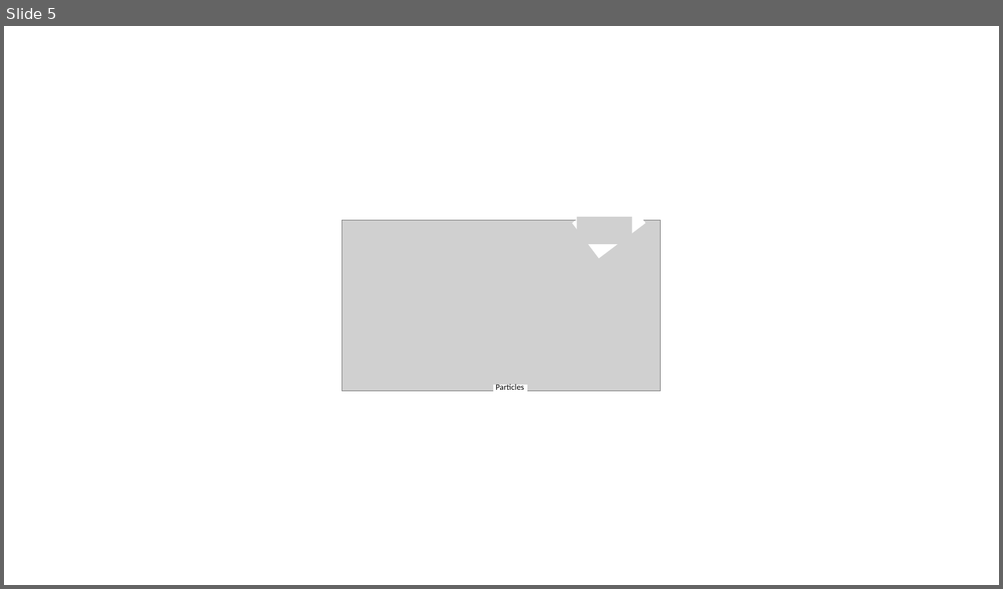
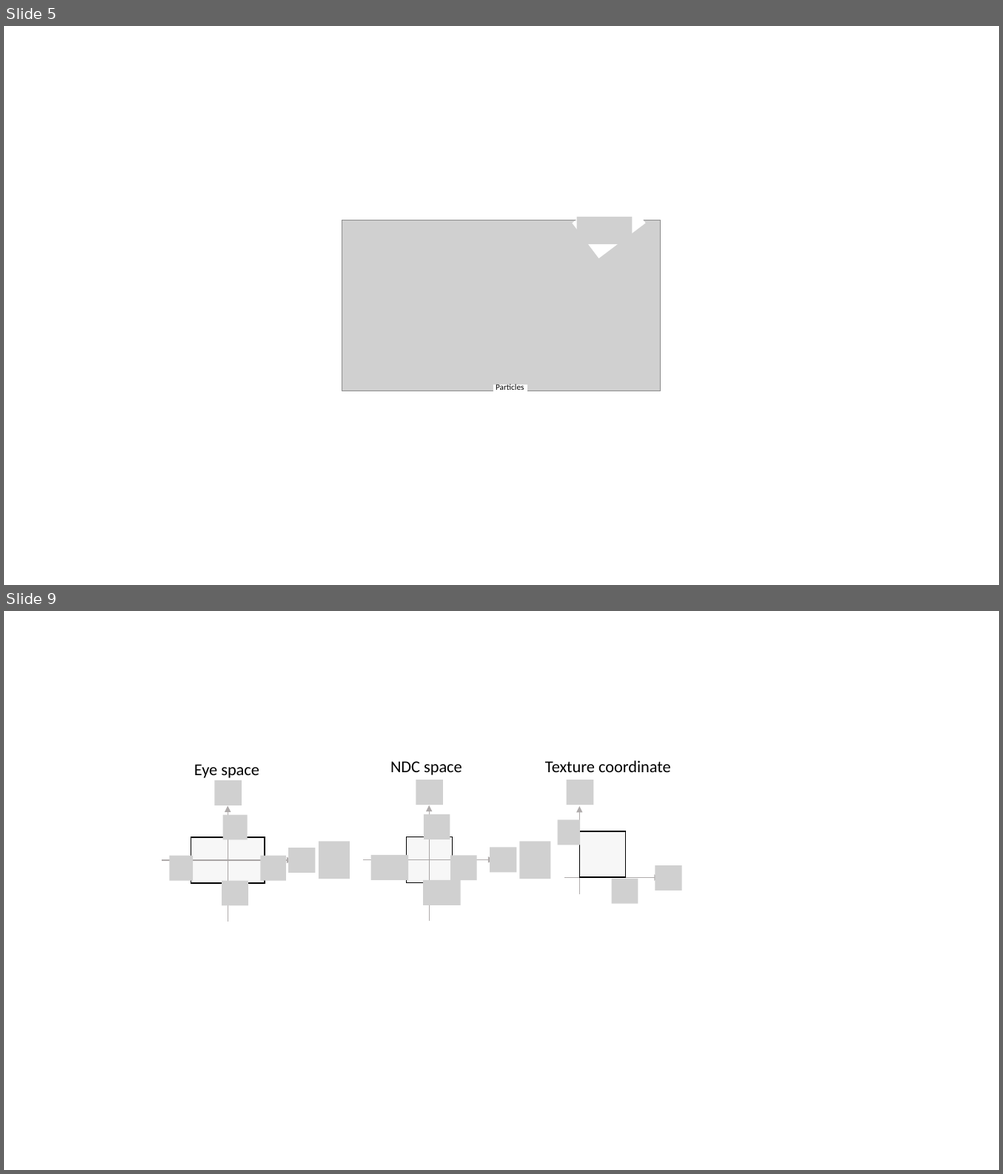
Before and after one commit to naeioi/PBF-CUDA, a slide deck: paper/figures.pptx. Shown one above the other, each under a label of ours: slide 5 before the commit, slides 5 and 9 after it; the slides between them are not shown. The pictures are 1003x589 and 1003x1174 pixels, drawn with LibreOffice and Linux fonts; fonts in the diff are those of the drawing; grey boxes stand for pictures. Boxes give left, top, right and bottom in pixels: in the first picture for what was removed or moved away, otherwise in the second. Text is boxed around its words. In the diff, an @@ line names an element or a change of style, - is before the commit and + after.

```diff
--- a/paper/figures.pptx
+++ b/paper/figures.pptx
@@ slide 9 added at (4,611,999,1170), background #FFFFFF @@
@@ text added at (194,764,259,778), 16 pt, text #000000 @@
+Eye space
@@ text added at (390,761,462,775), 16 pt, text #000000 @@
+NDC space
@@ text added at (545,760,671,772), 16 pt, text #000000 @@
+Texture coordinate
@@ picture added at (214,780,242,806) @@
@@ picture added at (416,780,443,805) @@
@@ picture added at (566,780,594,805) @@
@@ arrow added from (227, 922) to (227, 806), #AFABAB 1 pt @@
@@ arrow added from (430, 921) to (430, 806), #AFABAB 1 pt @@
@@ arrow added from (579, 894) to (579, 806), #AFABAB 1 pt @@
@@ picture added at (222,815,247,840) @@
@@ picture added at (424,815,449,840) @@
@@ picture added at (558,820,580,846) @@
@@ rectangle added at (579,832,626,877), fill #000000 at 3% opacity, outline #000000 1 pt @@
@@ rectangle added at (190,838,264,883), fill #000000 at 3% opacity, outline #000000 1 pt @@
@@ picture added at (288,848,315,873) @@
@@ picture added at (318,842,350,879) @@
@@ rectangle added at (406,837,452,883), fill #000000 at 3% opacity, outline #000000 1 pt @@
@@ picture added at (489,848,517,873) @@
@@ picture added at (520,842,551,879) @@
@@ arrow added from (162, 860) to (293, 860), #AFABAB 1 pt @@
@@ picture added at (170,856,193,881) @@
@@ picture added at (261,856,286,881) @@
@@ arrow added from (363, 860) to (494, 860), #AFABAB 1 pt @@
@@ picture added at (371,855,408,880) @@
@@ picture added at (450,856,476,881) @@
@@ picture added at (655,866,683,891) @@
@@ picture added at (222,881,249,906) @@
@@ picture added at (424,880,461,906) @@
@@ arrow added from (564, 878) to (660, 878), #AFABAB 1 pt @@
@@ picture added at (612,879,637,904) @@
```
Also in this commit, not shown: 1 slide changed, 2 other slides added, 10 other files.
